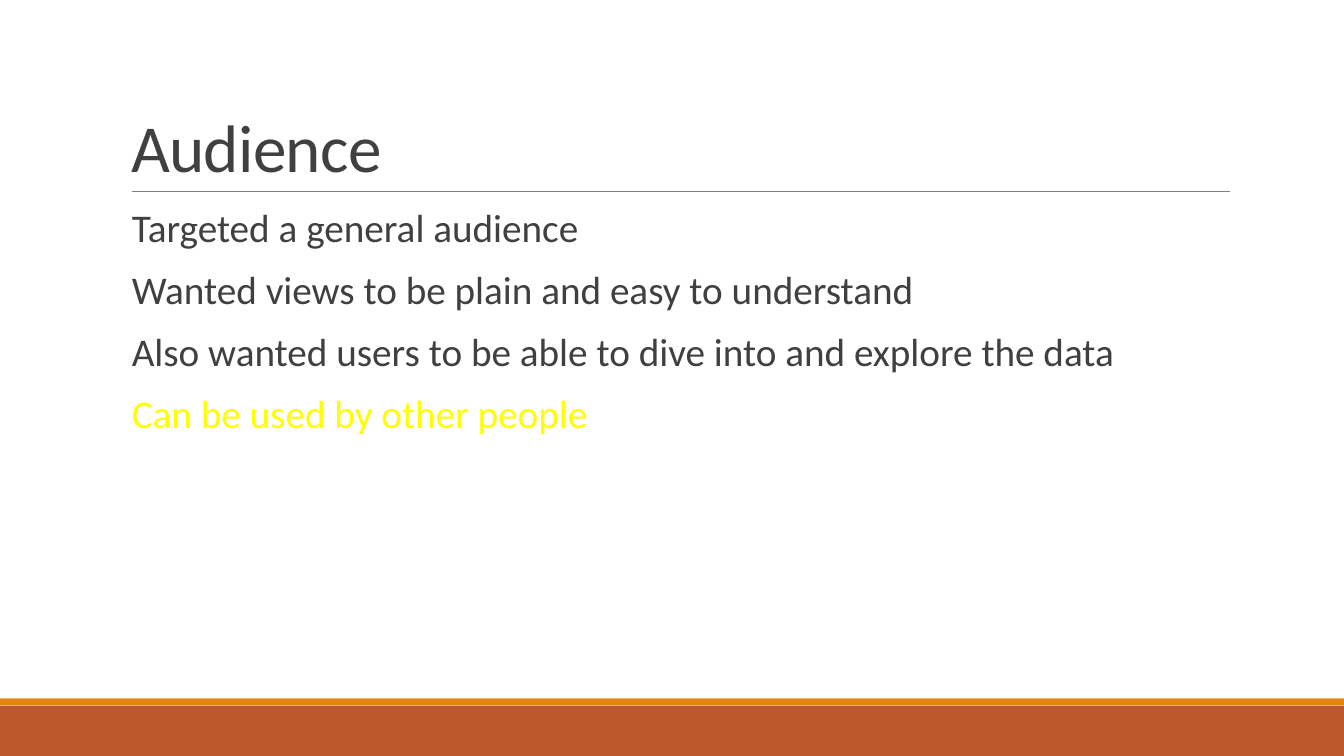
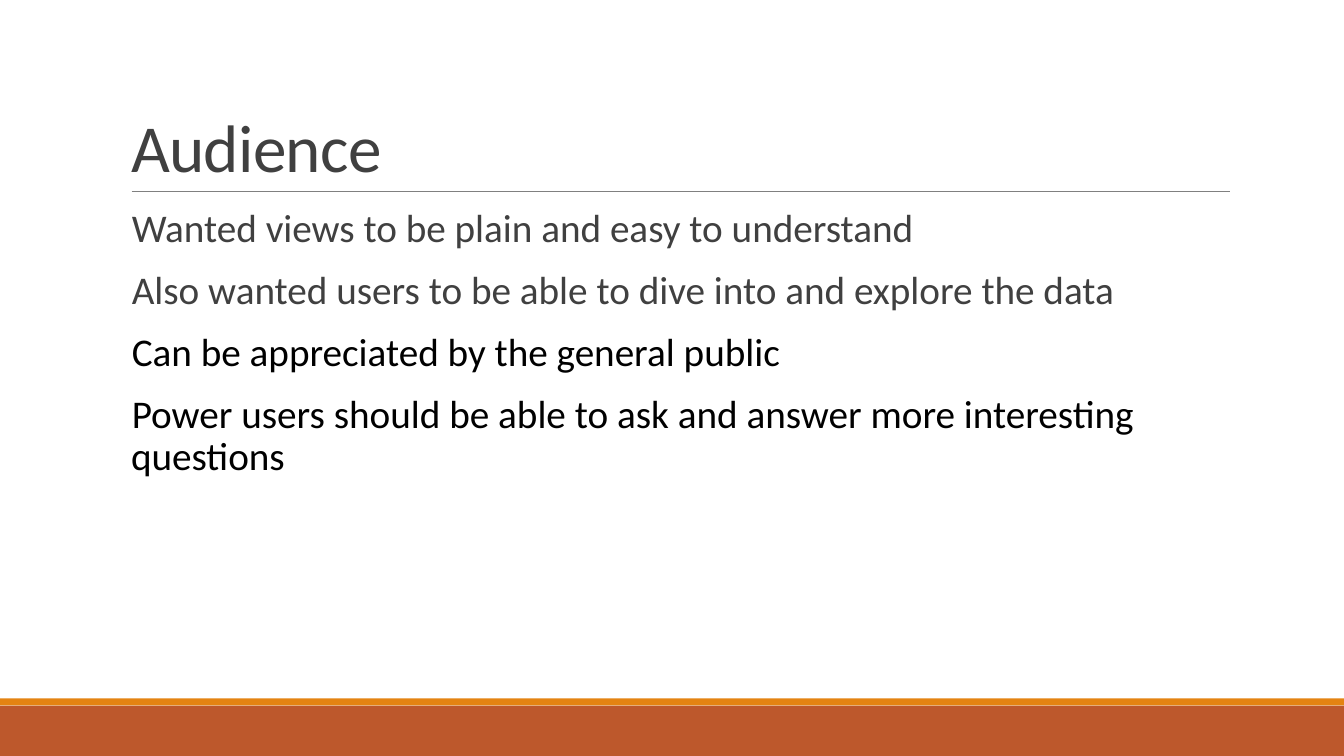
Before and after one commit to Bret-Finley/crime, a slide deck: slide 3 of docs/presentation.pptx. Drawn at 1344x756 pixels with LibreOffice and Linux fonts; fonts in the diff are those of the drawing. Boxes give left, top, right and bottom in pixels: in the first picture for what was removed or moved away, otherwise in the second. Text is boxed around its words. In the diff, an @@ line names an element or a change of style, - is before the commit and + after.

```diff
--- a/docs/presentation.pptx
+++ b/docs/presentation.pptx
@@ text at (132, 214, 578, 249): paragraph removed @@
-  Targeted a general audience
@@ text at (131, 338, 1134, 477): text changed; text colour #FFFF00 to #000000 @@
-  Can be used by other people
+  Can be appreciated by the general public
+  Power users should be able to ask and answer more interesting questions
```
Also in this commit, not shown: 5 other slides changed, 3 other files.
